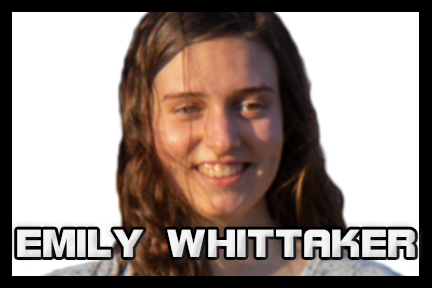
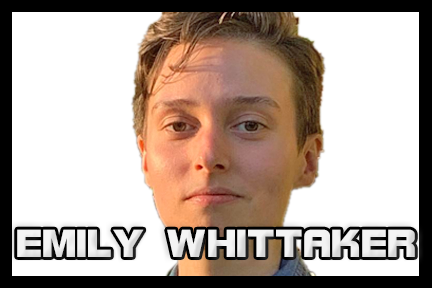
Two versions of the same layered image (432×288). Layer-by-layer changes:
added layer "Layer 3" above "Layer 2" over [130, 12, 334, 276]
hid "Layer 2" over [39, 12, 407, 276]
